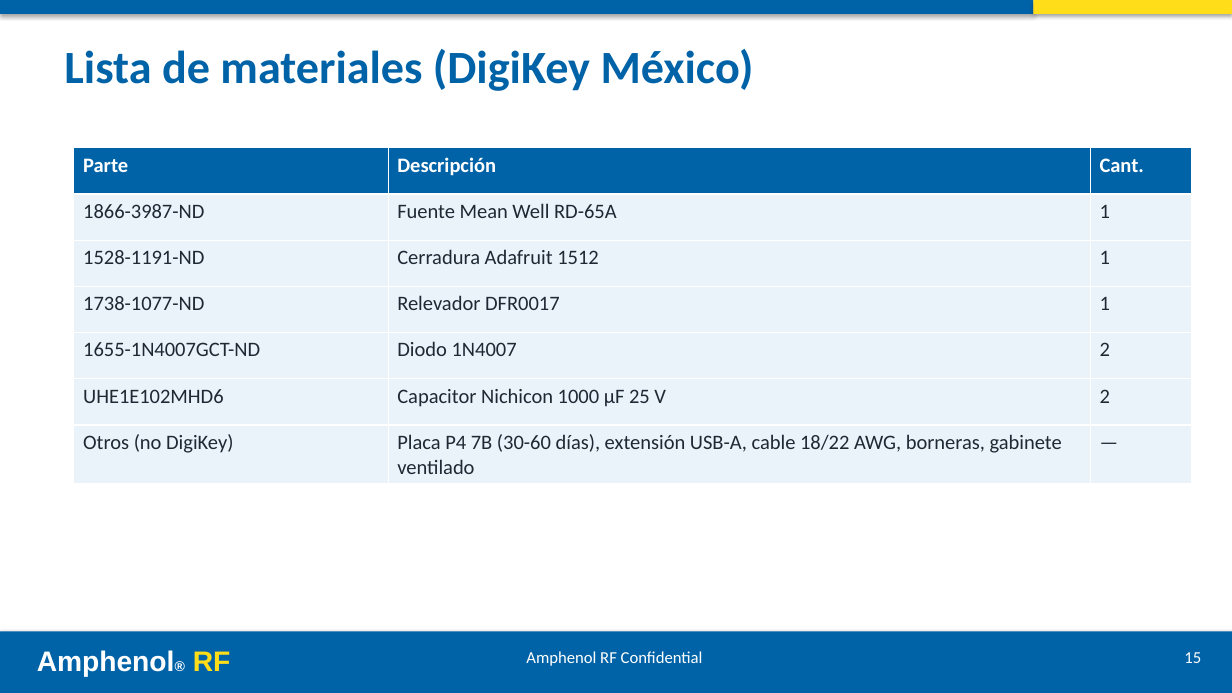
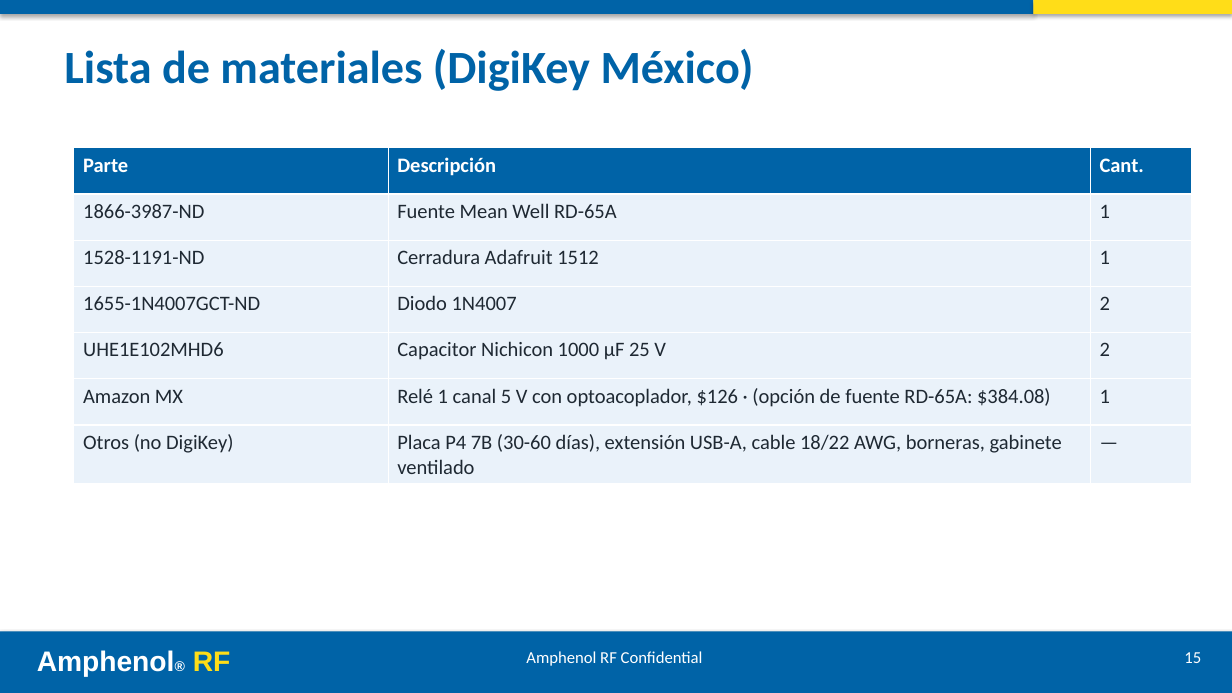
Before and after one commit to ricardosalmeron71-png/inspeccion-vision-solder-cap, a slide deck: slide 15 of docs/presentacion.pptx. Drawn at 1232x693 pixels with LibreOffice and Linux fonts; fonts in the diff are those of the drawing. Boxes give left, top, right and bottom in pixels: in the first picture for what was removed or moved away, otherwise in the second. Text is boxed around its words. In the diff, an @@ line names an element or a change of style, - is before the commit and + after.

```diff
--- a/docs/presentacion.pptx
+++ b/docs/presentacion.pptx
@@ table at bbox=[74, 148, 1192, 478] @@
-row 4: 1738-1077-ND | Relevador DFR0017 | 1
+row 6: Amazon MX | Relé 1 canal 5 V con optoacoplador, $126 · (opción de fuente RD-65A: $384.08) | 1
```
Also in this commit, not shown: 3 other slides changed, 7 other files.
